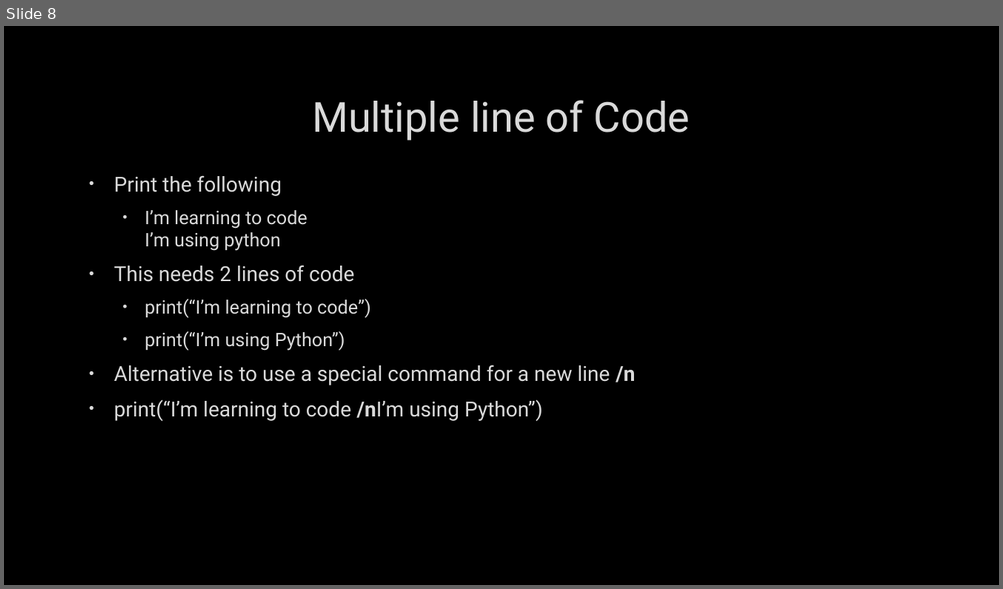
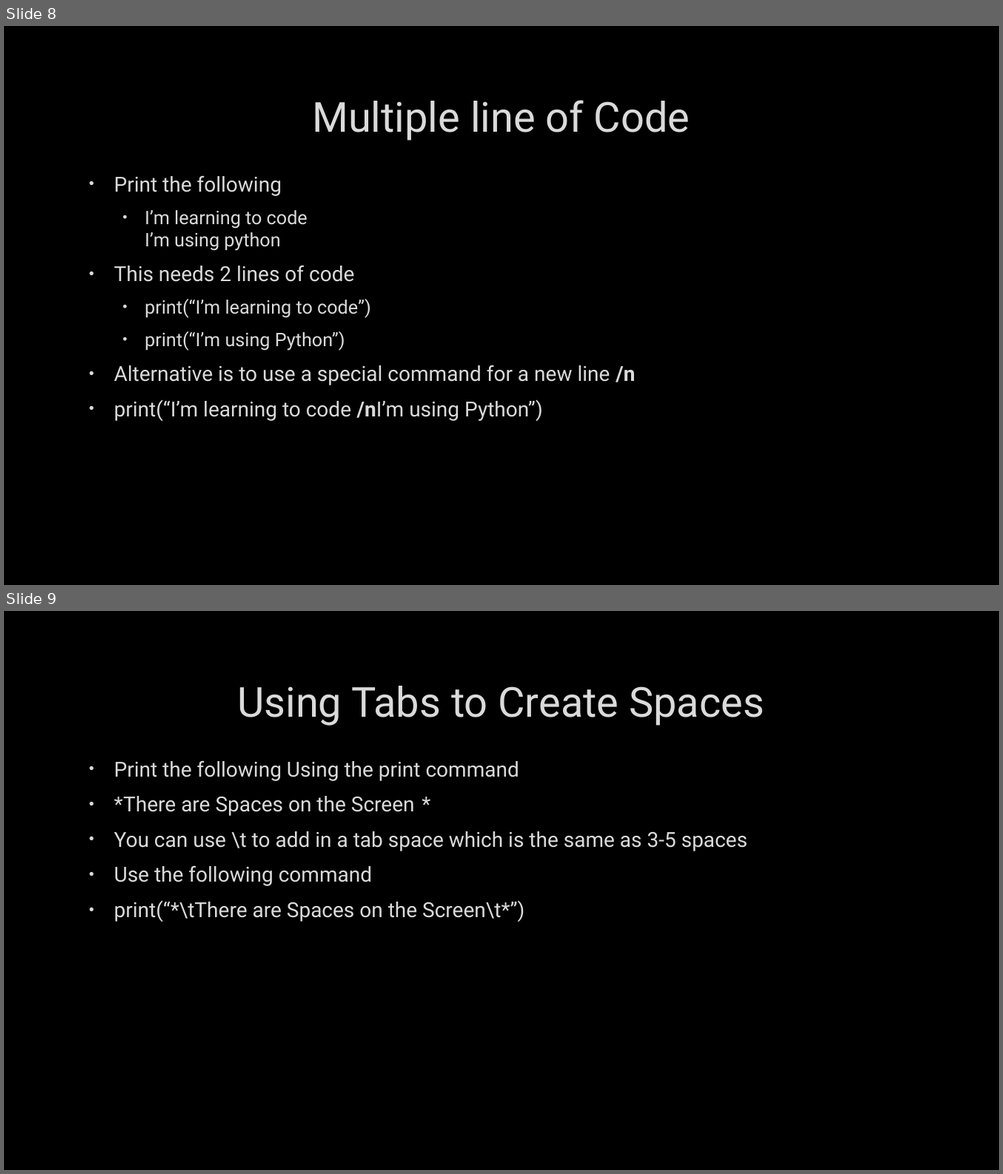
Before and after one commit to finnwood/TY-Intro-to-Python, a slide deck: Lesson 01 - Introduction/Lesson 01 – Introduction to Python.pptx. Shown one above the other, each under a label of ours: slide 8 before the commit, slides 8 and 9 after it. The pictures are 1003x589 and 1003x1174 pixels, drawn with LibreOffice and Linux fonts; fonts in the diff are those of the drawing; background and template pictures are left out. Boxes give left, top, right and bottom in pixels: in the first picture for what was removed or moved away, otherwise in the second. Text is boxed around its words. In the diff, an @@ line names an element or a change of style, - is before the commit and + after.

```diff
--- a/Lesson 01 - Introduction/Lesson 01 – Introduction to Python.pptx
+++ b/Lesson 01 - Introduction/Lesson 01 – Introduction to Python.pptx
@@ slide 9 added at [4,611,999,1170], background picture (left out) @@
@@ title added at [237,686,764,726], 40 pt, text #DADADA @@
+Using Tabs to Create Spaces
@@ text added at [114,760,747,922], 20 pt, text #DADADA @@
+• Print the following Using the print command
+• * There are Spaces on the Screen *
+• You can use \t to add in a tab space which is the same as 3-5 spaces
+• Use the following command
+• print(“*\tThere are Spaces on the Screen\t*”)
```
Also in this commit, not shown: 1 other slide added, 1 slide removed, 9 other files.
